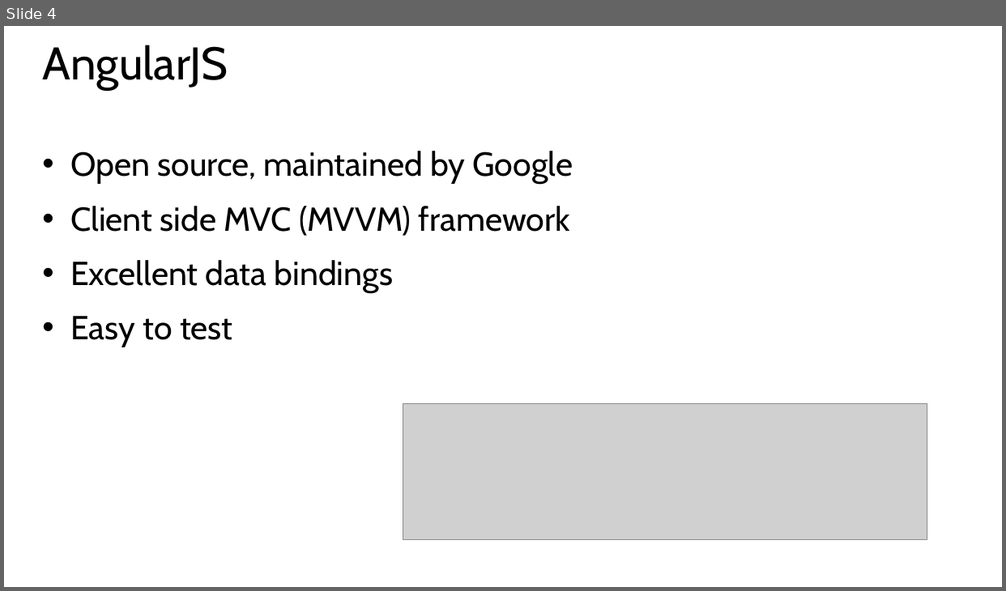
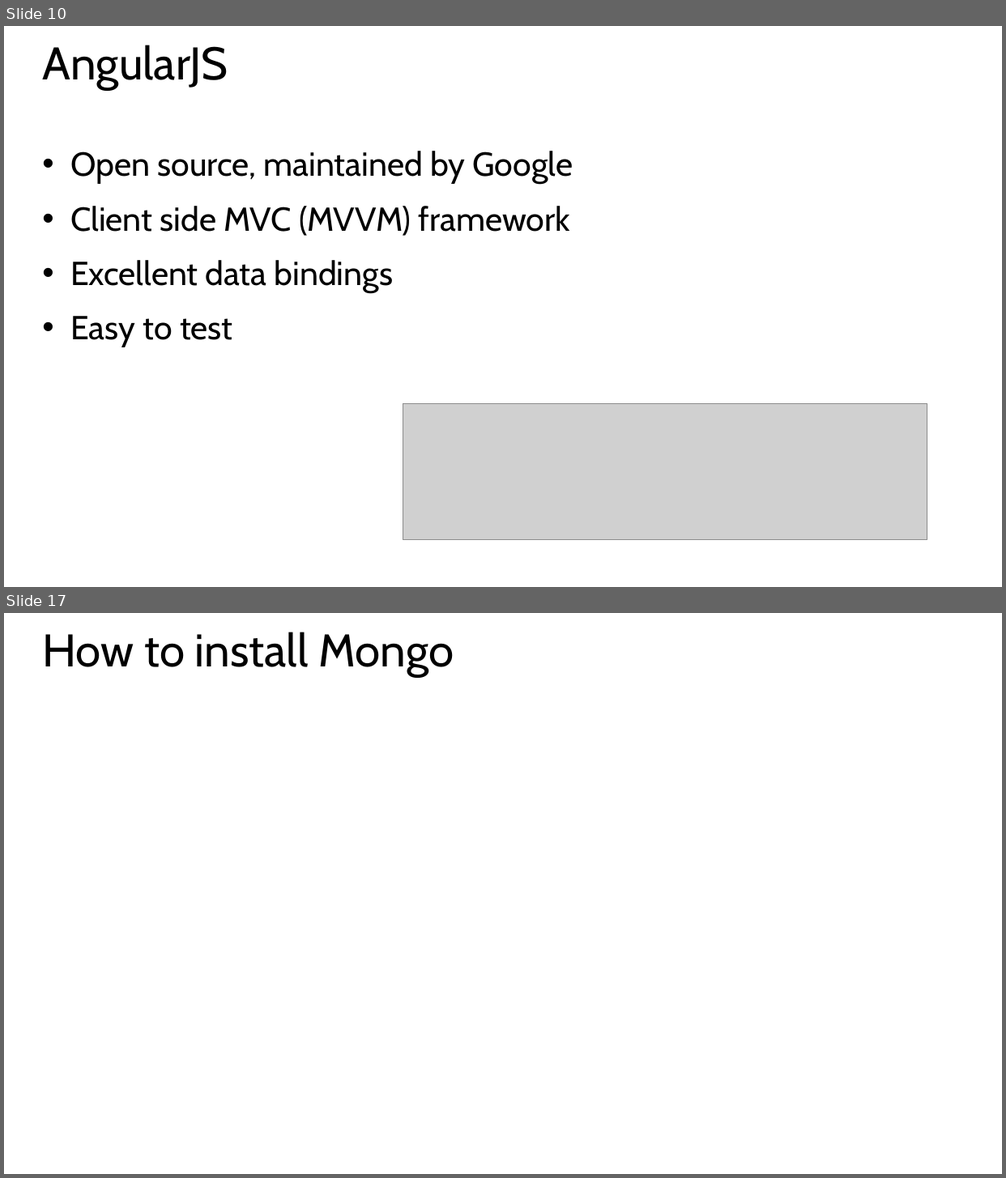
Before and after one commit to hwz/chirp, a slide deck: slides/module1.pptx. Shown one above the other, each under a label of ours: slide 4 before the commit, slides 10 and 17 after it; the slides between them are not shown. The pictures are 1006x591 and 1006x1178 pixels, drawn with LibreOffice and Linux fonts; fonts in the diff are those of the drawing; grey boxes stand for pictures. Boxes give left, top, right and bottom in pixels: in the first picture for what was removed or moved away, otherwise in the second. Text is boxed around its words. In the diff, an @@ line names an element or a change of style, - is before the commit and + after.

```diff
--- a/slides/module1.pptx
+++ b/slides/module1.pptx
@@ slide 17 added at bbox=[4, 613, 1002, 1174], background #FFFFFF @@
@@ title added at bbox=[43, 632, 454, 677], 44 pt, text #000000 @@
+How to install Mongo
@@ what was slide 4 is now slide 10 @@
```
Also in this commit, not shown: 1 slide changed, 12 other slides added, 5 other files.
